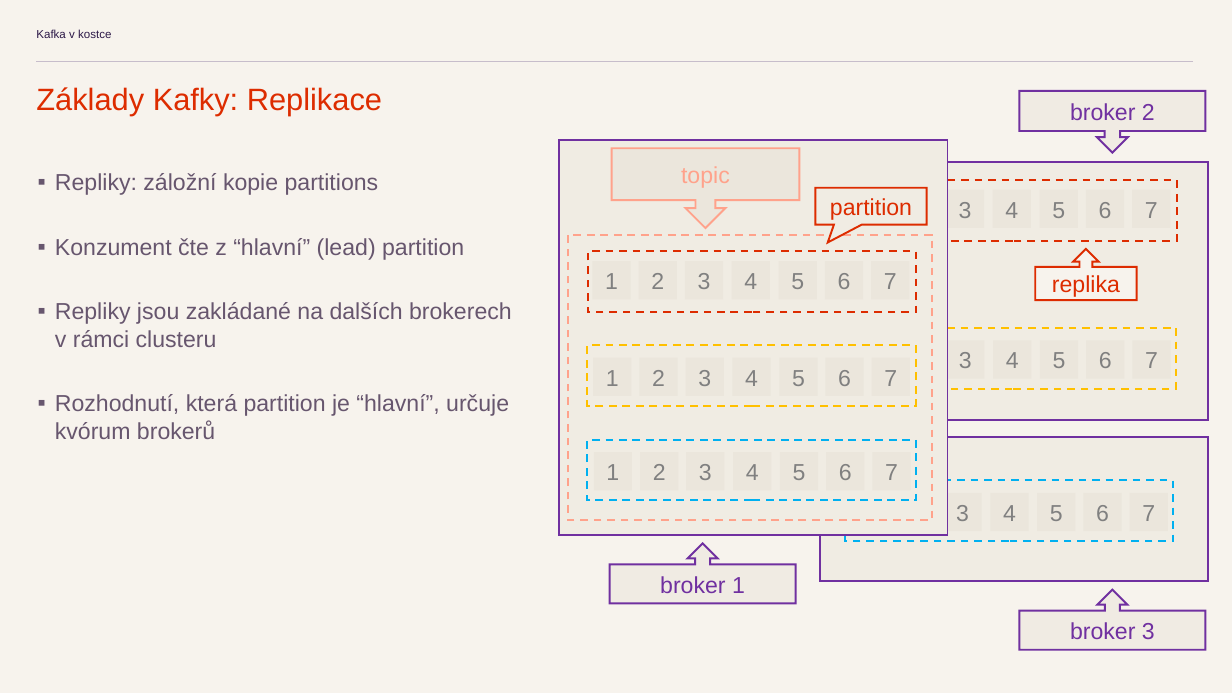
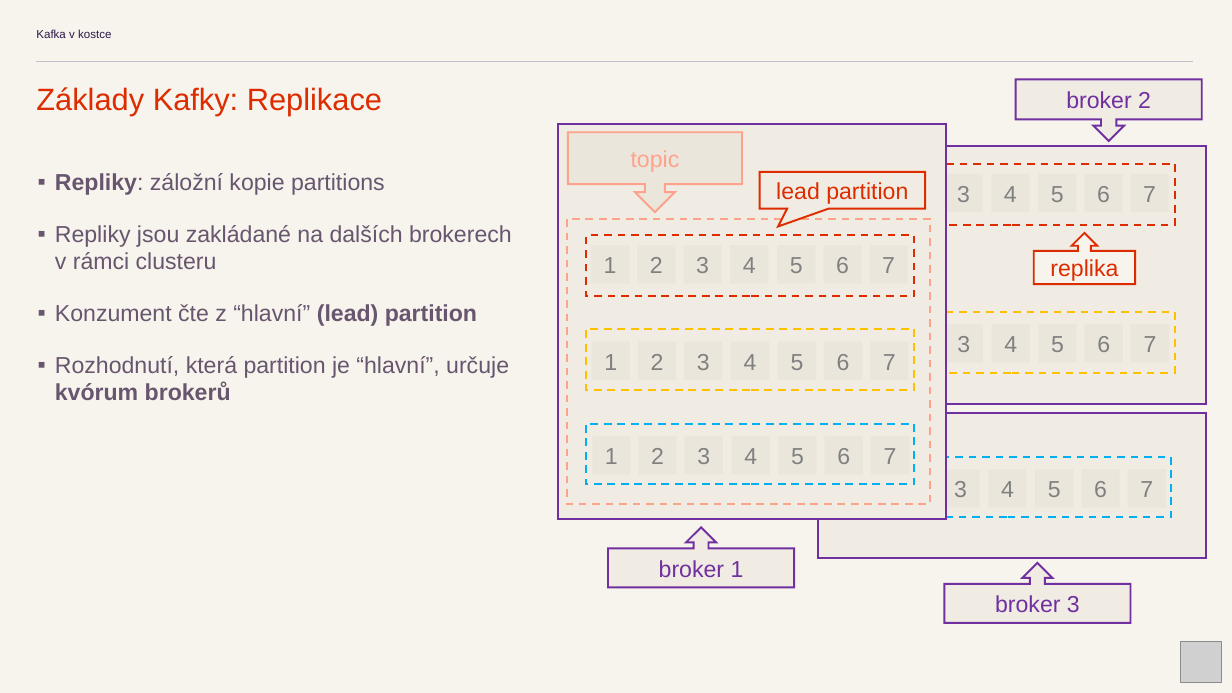
Before and after one commit to kicune/kafka_v_kostce, a slide deck: slide 11 of prez/Kafka v kostce.pptx. Drawn at 1232x693 pixels with LibreOffice and Linux fonts; fonts in the diff are those of the drawing; grey boxes stand for pictures. Boxes give left, top, right and bottom in pixels: in the first picture for what was removed or moved away, otherwise in the second. Text is boxed around its words. In the diff, an @@ line names an element or a change of style, - is before the commit and + after.

```diff
--- a/prez/Kafka v kostce.pptx
+++ b/prez/Kafka v kostce.pptx
@@ down arrow callout "broker 2": place and size @@
-down arrow callout "broker 2" at (1019,91,1205,152)
+down arrow callout "broker 2" at (1016,79,1202,141)
@@ down arrow callout "topic": place and size @@
-down arrow callout "topic" at (612,148,799,227)
+down arrow callout "topic" at (568,132,742,212)
@@ text "Repliky: záložní kopie partitions" at (55,173,385,195): bold on in "Repliky:" @@
@@ speech box "lead partition": place and size @@
-speech box "lead partition" at (815,188,926,225)
+speech box "lead partition" at (760,172,925,209)
@@ text in speech box at (776,182,908,204): text changed @@
-partition
+lead partition
@@ text "Repliky jsou zakládané na dalších ...": place and size @@
-text "Repliky jsou zakládané na dalších ..." at (55,302,512,347)
+text "Repliky jsou zakládané na dalších ..." at (55,225,512,269)
@@ text "Konzument čte z “hlavní” (lead) ...": place and size @@
-text "Konzument čte z “hlavní” (lead) ..." at (55,238,464,260)
+text "Konzument čte z “hlavní” (lead) ..." at (55,304,477,326)
@@ text "Konzument čte z “hlavní” (lead) ..." at (55,304,477,326): bold on in "(lead) partition" @@
@@ 39 rectangles, 2 up arrow callouts: place and size @@
-39 rectangles, 2 up arrow callouts at (560,140,1208,604)
+39 rectangles, 2 up arrow callouts at (558,124,1207,588)
@@ text "Rozhodnutí, která partition je “hlavní”, ...": place and size @@
-text "Rozhodnutí, která partition je “hlavní”, ..." at (55,394,509,439)
+text "Rozhodnutí, která partition je “hlavní”, ..." at (55,356,509,400)
@@ text "Rozhodnutí, která partition je “hlavní”, ..." at (55,356,509,400): bold on in "kvórum brokerů" @@
@@ 5 rectangles: place and size @@
-5 rectangles at (820,437,1208,581)
+5 rectangles at (818,413,1206,557)
@@ rectangle "5": place and size @@
-rectangle "5" at (1038,493,1076,531)
+rectangle "5" at (1035,470,1073,507)
@@ rectangle "6": place and size @@
-rectangle "6" at (1084,493,1122,531)
+rectangle "6" at (1081,470,1119,507)
@@ up arrow callout "broker 3": place and size @@
-up arrow callout "broker 3" at (1019,590,1205,650)
+up arrow callout "broker 3" at (945,563,1130,623)
@@ picture added at (1181,641,1222,682) @@
```
Also in this commit, not shown: 16 other slides changed.
